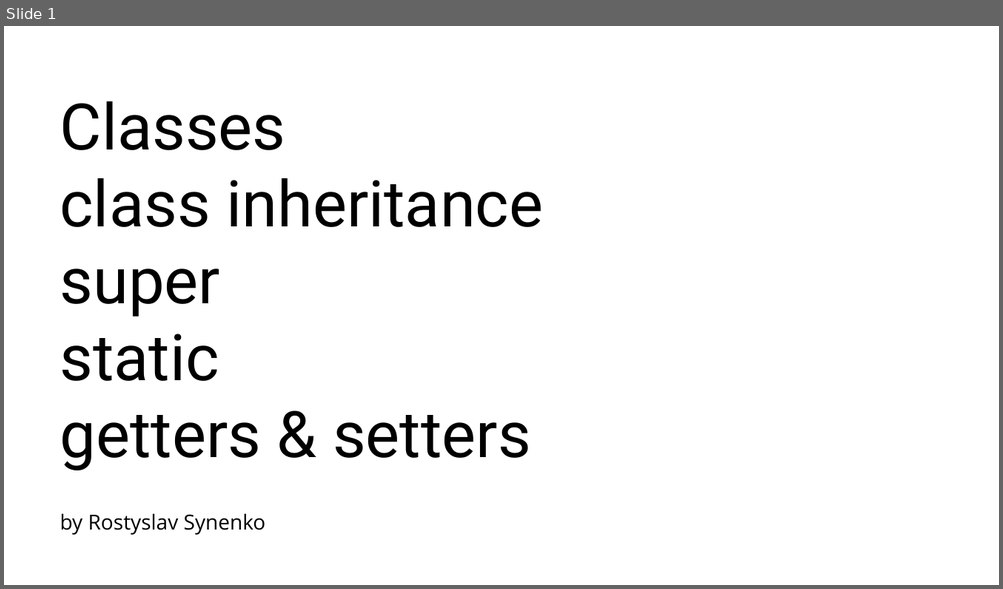
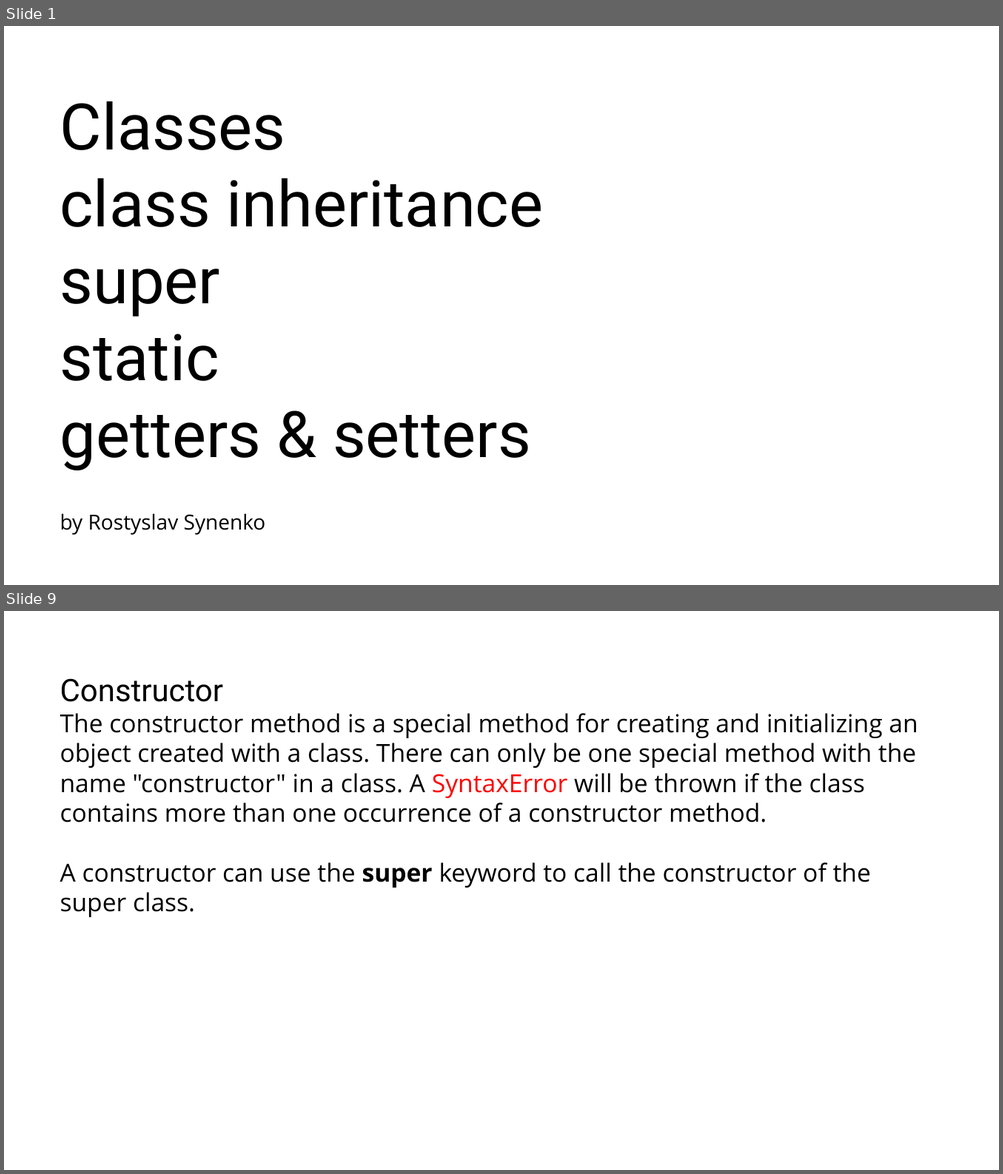
Before and after one commit to RostyslavSynenko/Lv-469.NodeJS, a slide deck: presentations/Classes.pptx. Shown one above the other, each under a label of ours: slide 1 before the commit, slides 1 and 9 after it; the slides between them are not shown. The pictures are 1003x589 and 1003x1174 pixels, drawn with LibreOffice and Linux fonts; fonts in the diff are those of the drawing; background and template pictures are left out. Boxes give left, top, right and bottom in pixels: in the first picture for what was removed or moved away, otherwise in the second. Text is boxed around its words. In the diff, an @@ line names an element or a change of style, - is before the commit and + after.

```diff
--- a/presentations/Classes.pptx
+++ b/presentations/Classes.pptx
@@ slide 9 added at (4,611,999,1170), background #FFFFFF @@
@@ title added at (60,678,917,917), 24 pt, text #000000 @@
+Constructor
+The constructor method is a special method for creating and initializing an object created with a class. There can only be one special method with the name "constructor" in a class. A SyntaxError will be thrown if the class contains more than one occurrence of a constructor method.
+A constructor can use the super keyword to call the constructor of the super class.
```
Also in this commit, not shown: 1 slide changed, 13 other slides added.
